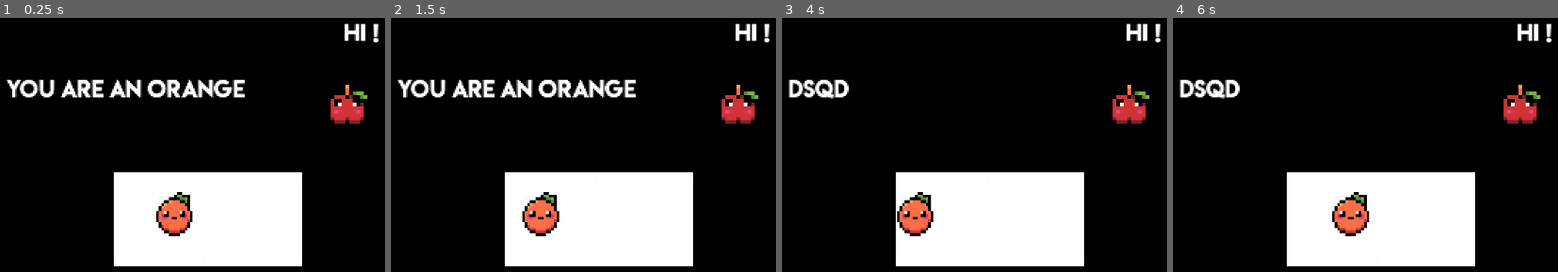
Above: before the commit, frames 1-4 (left to right).
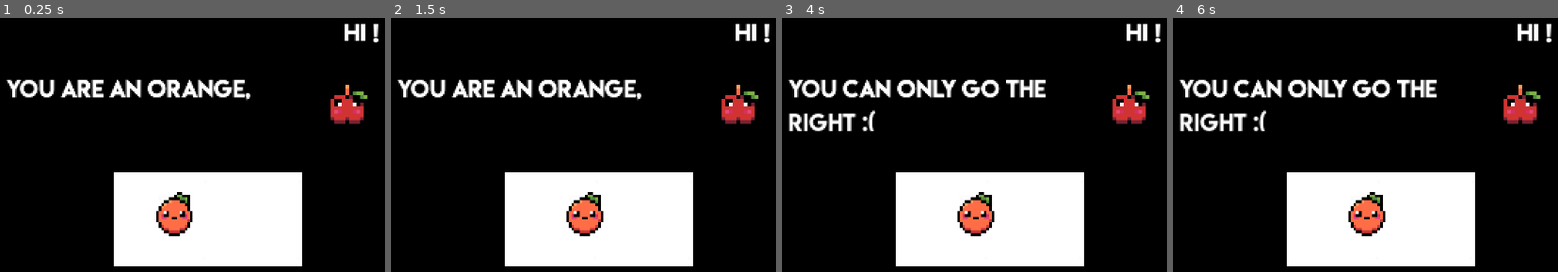
Above: after the commit, the same moments.

Repository: Alkouille/Evolve
Game: Godot game, scene res://Scene/Map.tscn
Same seed, same stepped clock (60 frames per second), same inputs: the game is played once before the commit and once after it.
Inputs:
- Up to frame 1 (0.25 s): no input
- Up to frame 2 (1.5 s): tap Enter at 0.5 s; hold D (WalkRight) 0.53-1.28 s; tap Space at 1.25 s; hold Q (WalkLeft) from 1.28 s (still down)
- Up to frame 3 (4 s): tap Enter at 2, 3.5 s; release Q (WalkLeft) at 2.03 s; hold D (WalkRight) 2.03-3.53 s; tap Space at 2.75 s; hold Q (WalkLeft) from 3.53 s (still down)
- Up to frame 4 (6 s): tap Space at 4.25 s; release Q (WalkLeft) at 5.78 s; hold D (WalkRight) from 5.78 s (still down)

The runs differ from the first frame. In frame 1, less than 0.1% of the frame differs, in the area x 63-66%, y 29-33%; in frame 2, 2.6%; in frame 3, 6.8%, in the area x 1-69%, y 24-86%; in frame 4, 6.0%.

Commit message:
Edit scripts

Diff:
--- a/Script/Map.gd
+++ b/Script/Map.gd
@@ -1,11 +1,11 @@
 extends Node2D
 
-# class member variables go here, for example:
-# var a = 2
+
+
 var count = 0
 
 func _ready():
-	$Intro.set_text("You are an orange")
+	$Intro.set_text("You are an orange, ")
 	$Timer.start()
 
 
@@ -14,9 +14,22 @@
 
 func _on_Timer_timeout():
 	if count == 0:
-		$Intro.set_text("dsqd")
+		$Intro.set_text("You can only go the right :( ")
 	if count == 1:
-		$Intro.set_text("dsqdsqd")
+		$Intro.set_text("There are a gift for you")
+	if count == 2:
+		$Intro.set_text("Yes, it's ugly")
+	if count == 3:
+		$Intro.set_text("Now go")
+	if count == 4:
+		$Intro.set_text("You have four seconds to go")
+	if count == 5:
+		get_tree().change_scene("res://Scene/GameOver.tscn")
 	count += 1
 	$Timer.stop()
 	$Timer.start()
+
+func _on_Area2D_body_entered(body):
+	if body.is_in_group("player"):
+		if has_node("Timer"):
+			$Timer.queue_free()
--- a/Script/Player.gd
+++ b/Script/Player.gd
@@ -1,6 +1,6 @@
 extends KinematicBody2D
 
-var actualGameplay = ["moveright", "moveleft"]
+var actualGameplay = ["moveright"]
 var finalGamePlay = ["moveright", "moveLeft", "moveUpAndDown", "Talk"]
 
 func _ready():
